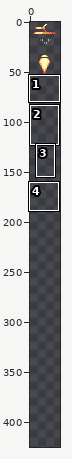
One commit to this sprite sheet: NPCs/Andromeda/Minions/AssaultDroneGlow.png. The picture above shows the old version from afar; the outline marks the close-up.
Close-up. First the earlier version:
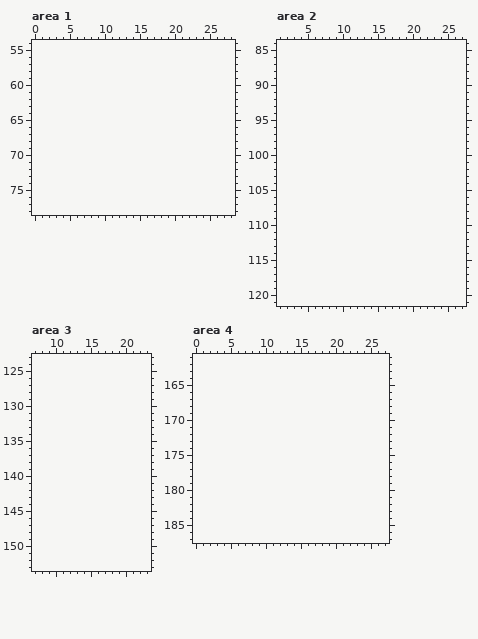
The file is 60x104 pixels, drawn in blocks of 2x2; one block is one cell here. Shown: area 1: x 0..28, y 54..78; area 2: x 1..27, y 84..121; area 3: x 7..23, y 123..153; area 4: x 0..27, y 161..187. The old version is drawn lined up with the new one, on the new canvas. The wide view leaves out empty margins. The commit also changed other parts of the picture, which this record leaves out.
The same view after the edit:
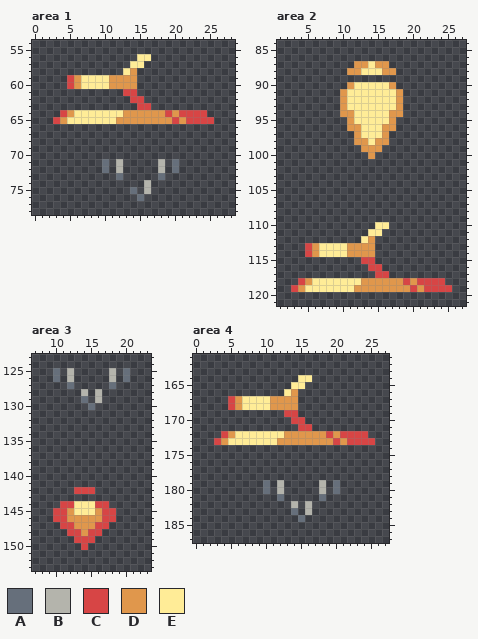
Palette (. is transparent): A #666f7b  B #b4b4ac  C #d74545  D #e0974c  E #ffec97
What changed:
canvas 30x52 -> 30x432, the old top-left corner now at 0,1
Area 1:
y 56: x 15..16 .. -> EE
y 57: x 14..15 .. -> EE
y 58: x 13..14 .. -> ED
y 59..60: x 5..14 .......... -> CDEEEEDDDD
y 61: x 13..14 .. -> CC
y 62: x 14..15 .. -> CC
y 63: x 15..16 .. -> CC
y 64: x 4..24 ..................... -> CDEEEEEEEDDDDDDCDCCCC
y 65: x 3..25 ....................... -> CDEEEEEEEDDDDDDDDCDCCCC
y 71..72: x 10 . -> A; x 12 . -> B; x 18 . -> B; x 20 . -> A
y 73: x 12 . -> A; x 18 . -> A
y 74: x 16 . -> B
y 75: x 14 . -> A; x 16 . -> B
y 76: x 15 . -> A
Area 2:
y 87: x 12..16 ..... -> DDEDD
y 88: x 11..17 ....... -> DDEEEDD
y 90: x 11..17 ....... -> DEEEEED
y 91..93: x 10..18 ......... -> DEEEEEEED
y 94: x 10..18 ......... -> DDEEEEEDD
y 95: x 11..17 ....... -> DEEEEED
y 96: x 11..17 ....... -> DDEEEDD
y 97: x 12..16 ..... -> DEEED
y 98: x 12..16 ..... -> DDEDD
y 99: x 13..15 ... -> DDD
y 100: x 14 . -> D
y 110: x 15..16 .. -> EE
y 111: x 14..15 .. -> EE
y 112: x 13..14 .. -> ED
y 113..114: x 5..14 .......... -> CDEEEEDDDD
y 115: x 13..14 .. -> CC
y 116: x 14..15 .. -> CC
y 117: x 15..16 .. -> CC
y 118: x 4..24 ..................... -> CDEEEEEEEDDDDDDCDCCCC
y 119: x 3..25 ....................... -> CDEEEEEEEDDDDDDDDCDCCCC
Area 3:
y 125..126: x 10 . -> A; x 12 . -> B; x 18 . -> B; x 20 . -> A
y 127: x 12 . -> A; x 18 . -> A
y 128: x 14 . -> B; x 16 . -> B
y 129: x 14 . -> A; x 16 . -> B
y 130: x 15 . -> A
y 142: x 13..15 ... -> CCC
y 144: x 11..17 ....... -> CCEEECC
y 145: x 10..18 ......... -> CCDEEEDCC
y 146: x 10..18 ......... -> CCDDDDDCC
y 147: x 11..17 ....... -> CCDDDCC
y 148: x 12..16 ..... -> CCDCC
y 149: x 13..15 ... -> CCC
y 150: x 14 . -> C
Area 4:
y 164: x 15..16 .. -> EE
y 165: x 14..15 .. -> EE
y 166: x 13..14 .. -> ED
y 167..168: x 5..14 .......... -> CDEEEEDDDD
y 169: x 13..14 .. -> CC
y 170: x 14..15 .. -> CC
y 171: x 15..16 .. -> CC
y 172: x 4..24 ..................... -> CDEEEEEEEDDDDDDCDCCCC
y 173: x 3..25 ....................... -> CDEEEEEEEDDDDDDDDCDCCCC
y 179..180: x 10 . -> A; x 12 . -> B; x 18 . -> B; x 20 . -> A
y 181: x 12 . -> A; x 18 . -> A
y 182: x 14 . -> B; x 16 . -> B
y 183: x 14 . -> A; x 16 . -> B
y 184: x 15 . -> A
